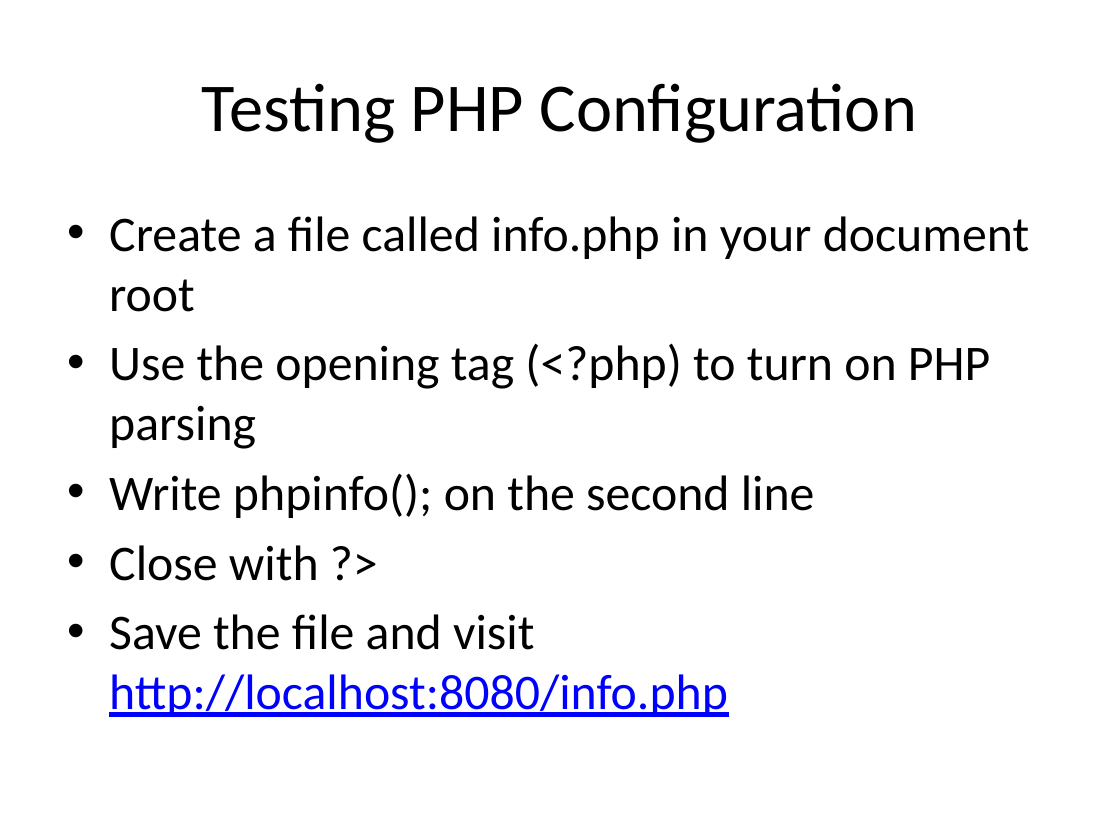
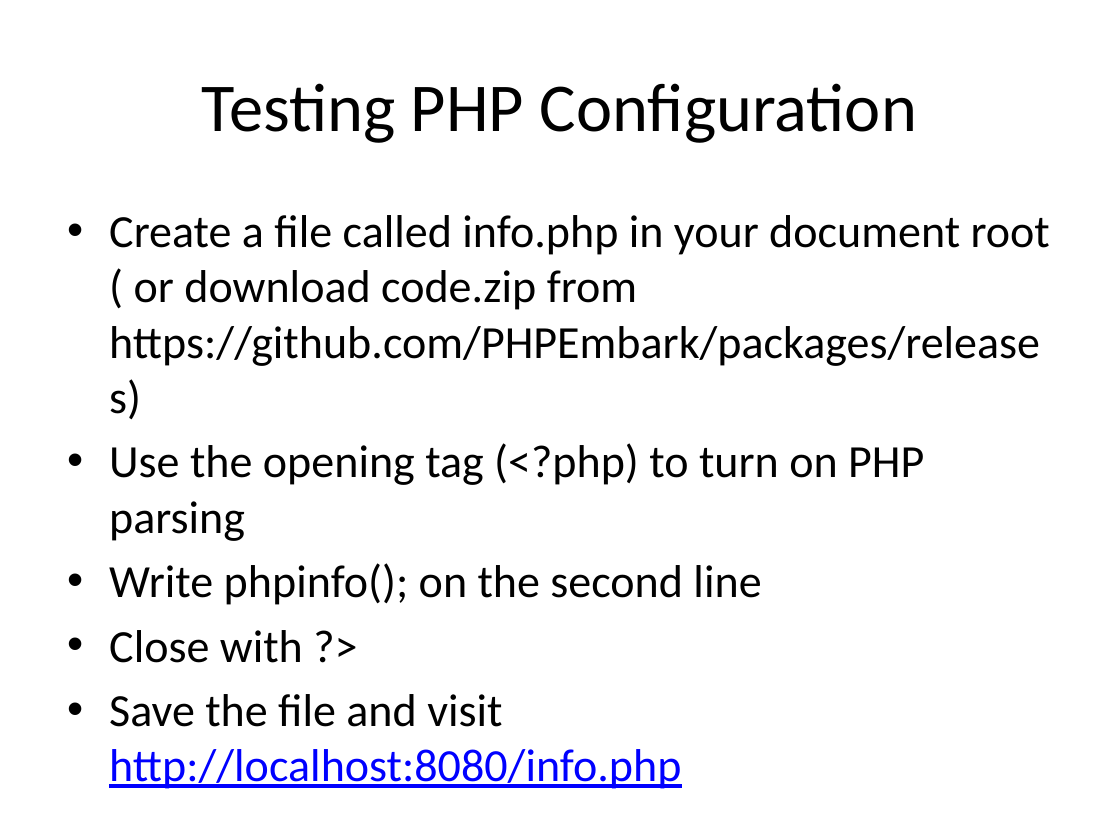
Before and after one commit to PHPEmbark/curriculum, a slide deck: slide 25 of course/0 - Setup/Setup.pptx (slide 21 before the commit). Drawn at 1120x840 pixels with LibreOffice and Linux fonts; fonts in the diff are those of the drawing. Boxes give left, top, right and bottom in pixels: in the first picture for what was removed or moved away, otherwise in the second. Text is boxed around its words. In the diff, an @@ line names an element or a change of style, - is before the commit and + after.

Commit message:
Setup files and exported pdf for binary release

```diff
--- a/course/0 - Setup/Setup.pptx
+++ b/course/0 - Setup/Setup.pptx
@@ text at [109,215,1050,366]: text changed; size 32 to 29.6 pt @@
-• Create a file called info.php in your document root
+• Create a file called info.php in your document root ( or download code.zip from https://github.com/PHPEmbark/packages/releases)
@@ text at [109,443,924,789]: size 32 to 29.6 pt in "Use the opening tag (<?php) to turn ...", "Write phpinfo(); on the second line", "Close with ?>", "Save the file and visit http://localhost:8080/info.php" @@
```
Also in this commit, not shown: 6 other slides changed, 6 slides added, 2 slides removed, 2 other files.
